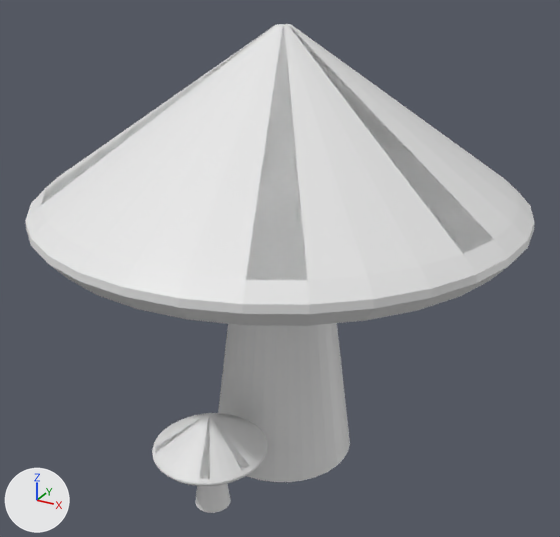
One commit to the Blender file PhobiaGame/Assets/modelos/Seta.blend: the scene before it, then after it.
Before and after are seen from a 50 mm lens placed at (0.675, -1.278, 1.041), pointed at (-0.014, -0.025, 0.414). The axes (+X, +Y, +Z) are drawn at lower left. The lights are the same throughout.

In view in the first picture: 'Seta', 'Seta chiquita'.
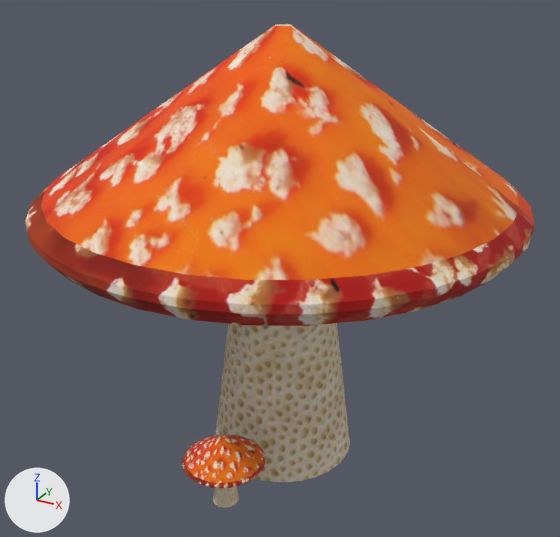
The change in detail:
Picture 'Seta.png' (img_seta_png) is new.
Material 'Material' (mat_material) is new.
Its texture is img_seta_png.
Its roughness is 1.0.
Its specular ior level is 0.582.
me_cylinder is used by ob_seta; location (-0.014, -0.014, 0.145); scale (0.151, 0.151, 0.151).
me_cylinder had 350 vertices, 236 faces, 5 loose edges and spanned x -3.19..3.12, y -3.17..3.15, z -1.0..4.89.
me_cylinder now has 224 vertices, 194 faces and spans x -3.19..3.12, y -3.17..3.15, z -1.0..4.89.
Part 1, on me_cylinder:
126 vertices are removed from x -3.01..2.94, y -2.98..2.96, z 2.45..3.17.
203 faces are deleted.
5 loose edges are deleted.
161 new faces join them.
me_cylinder part 2: 105 faces spanning x -3.19..3.12, y -3.17..3.15, z -1.0..4.89 switch from no material to mat_material (picture img_seta_png).
Mesh me_cylinder_001 is new.
It has 224 vertices, 194 faces and spans x -3.19..3.12, y -3.17..3.15, z -1.0..4.89.
It uses material mat_material (picture img_seta_png).
Object 'Seta chiquita' (ob_seta_chiquita) is deleted.
Object 'Seta.001' (ob_seta_001) is new; it shows me_cylinder_001.
Its location is (-0.014, -0.249, 0.025).
Its scale is (0.0255, 0.0255, 0.0255).

What differs and where, as boxes (x1, y1, x2, y2) in the pictures (560 x 537 px; the box of a moved part takes in the faces that stretch with it):
'Seta chiquita', deleted
    before: (152, 413, 267, 513)
'Seta.001', added (orange)
    after: (182, 434, 265, 507)
part 1 of me_cylinder, moved or reshaped
    before: (26, 25, 528, 326)
    after: (26, 26, 528, 326)
part 2 of me_cylinder, recoloured (white to orange)
    both: (25, 24, 535, 482)
